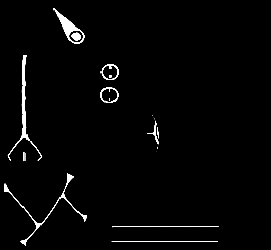
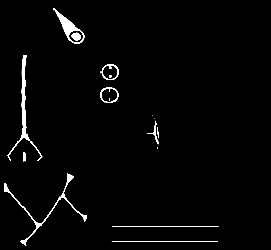
Layer changes from the first 271x250 image to the second:
painted on "Layer 12" over [7, 56, 43, 162]
painted on "Layer 10" over [69, 31, 83, 42]
painted on "Layer 9" over [147, 117, 159, 152]
painted on "Layer 8" over [4, 174, 87, 246]
painted on "Layer 4" over [102, 90, 117, 102]
painted on "Layer 3" over [103, 66, 117, 79]
painted on "Layer 11" over [111, 226, 219, 242]
